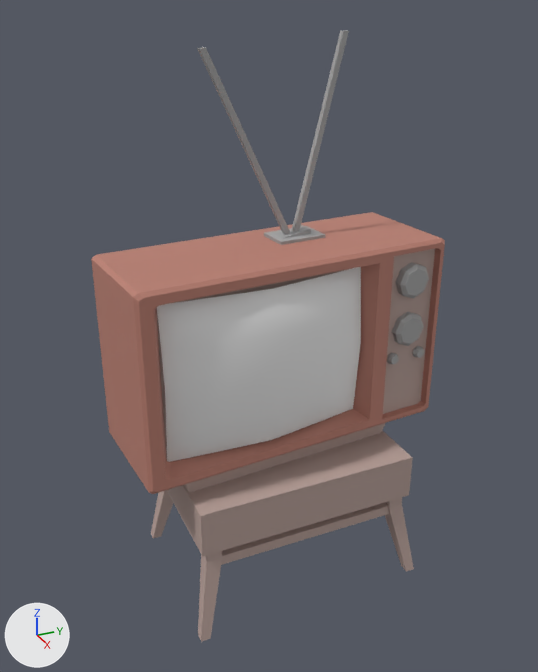
The FBX model BlindNight/Assets/Models/TV.fbx as it was, and as the next commit left it.
Camera for both pictures: a camera (50 mm lens) standing at (-1.95, 3.73, 2.26) and looking at (-4.4, 4.83, 1.04). Lighting does not change. The marker at lower left points along +X, +Y and +Z. Where no turn or scale is listed for an object, it has been applied to the vertices.

The scene before the commit, as lines of its bpy script (objects in view):
```python
mat_tv_m = principled_material('TV_M')
mat_tv_m.base_color = (0.487, 0.21, 0.162)  # pink #b97e70
mat_tv_m.roughness = 0.69
me_tv_mesh = bpy.data.meshes.new('TV_Mesh')
me_tv_mesh.from_pydata(...)  # 371 vertices, 300 faces; spans x -0.36..0.35, y -0.66..0.66, z -0.04..2.15
# faces by material slot: [72, 64, 96, 68]
me_tv_mesh.materials.append(mat_tv_m)  # pink #b97e70
me_tv_mesh.materials.append(mat_tvscreen_m)  # white #e7e7e7
me_tv_mesh.materials.append(mat_tvmetal_m)  # grey #a5a5a5
me_tv_mesh.materials.append(mat_tvtable_m)  # beige #b9a29b
ob_tv = bpy.data.objects.new('TV', me_tv_mesh)
ob_tv.location = (-4.388, 4.872, 0.0)
```
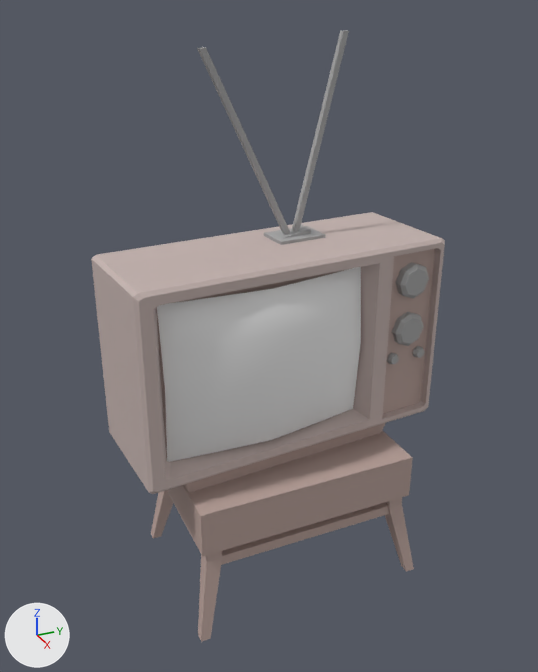
Pixel boxes [x1, y1, x2, y2] of what changed, in the pictures (538 x 672 px):
'TV', recoloured: [91, 191, 445, 495] in both

Patch to the scene script:
```diff
--- a/BlindNight/Assets/Models/TV.fbx.py
+++ b/BlindNight/Assets/Models/TV.fbx.py
@@ mat_tv_m @@
 mat_tv_m = principled_material('TV_M')
-mat_tv_m.base_color = (0.487, 0.21, 0.162)  # pink #b97e70
+mat_tv_m.base_color = (0.549, 0.446, 0.423)  # light grey #c4b2ae
 mat_tv_m.roughness = 0.69
```
